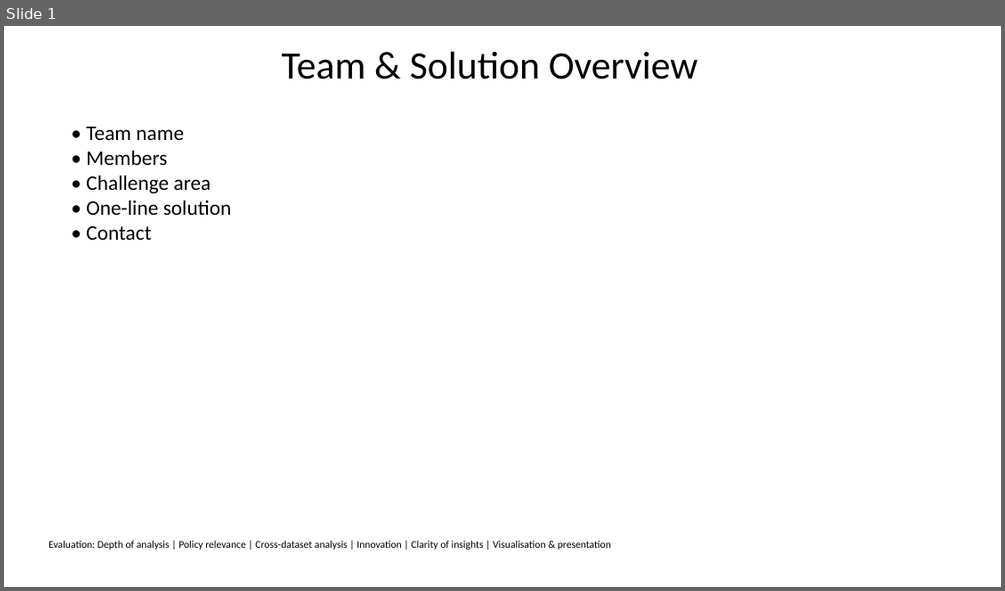
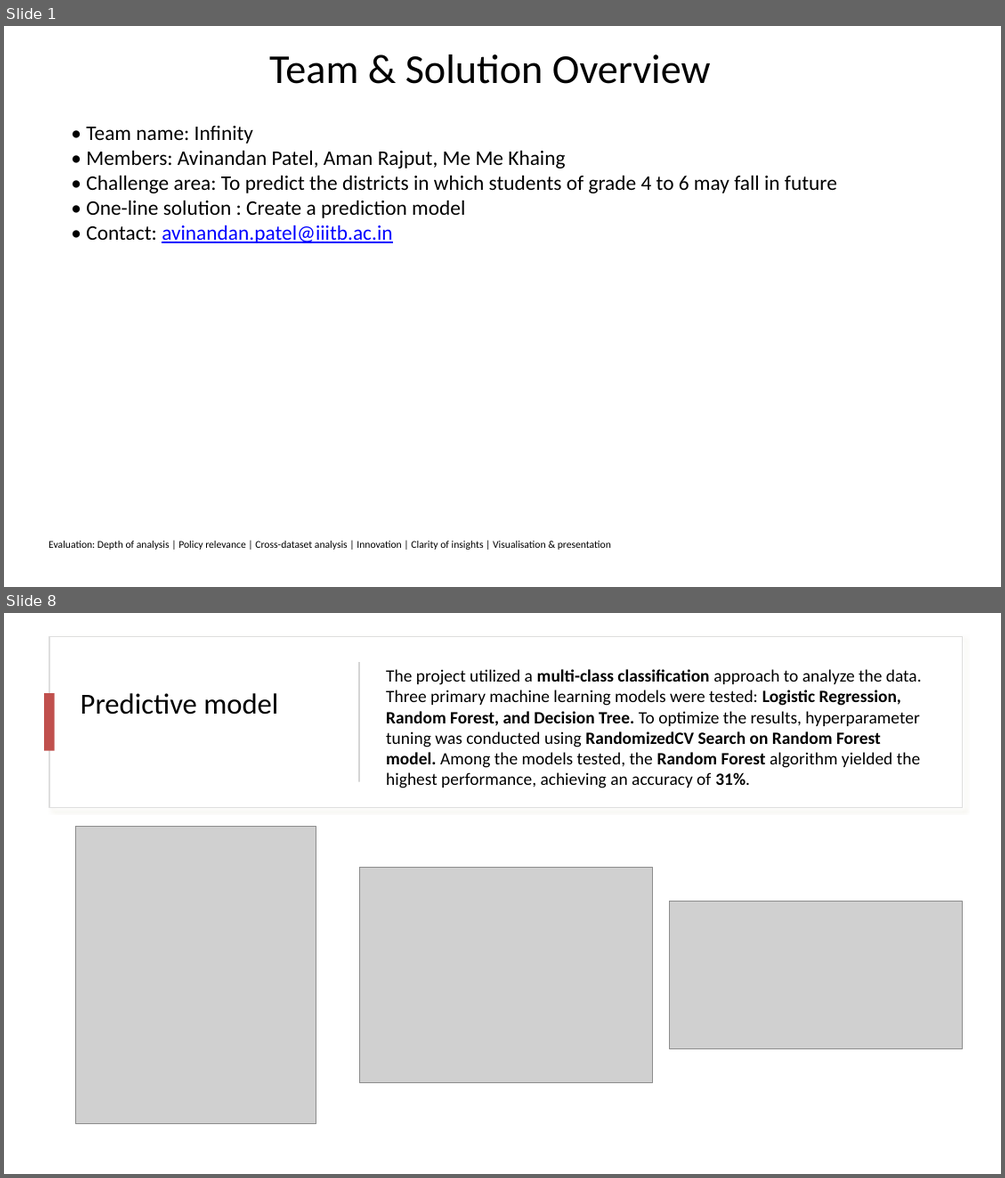
Before and after one commit to AvinandanPatel/infinity, a slide deck: slides.pptx. Shown one above the other, each under a label of ours: slide 1 before the commit, slides 1 and 8 after it; the slides between them are not shown. The pictures are 1005x591 and 1005x1178 pixels, drawn with LibreOffice and Linux fonts; fonts in the diff are those of the drawing; grey boxes stand for pictures. Boxes give left, top, right and bottom in pixels: in the first picture for what was removed or moved away, otherwise in the second. Text is boxed around its words. In the diff, an @@ line names an element or a change of style, - is before the commit and + after.

```diff
--- a/slides.pptx
+++ b/slides.pptx
@@ slide 8 added at (x1=4, y1=613, x2=1001, y2=1174), background #FFFFFF @@
@@ rectangle added at (x1=49, y1=637, x2=963, y2=807), fill #FFFFFF, outline #DEDEDE 1 pt @@
@@ rectangle added at (x1=358, y1=662, x2=360, y2=782), fill #D5D5D5 @@
@@ text added at (x1=386, y1=669, x2=922, y2=788), 16.6 pt, text #000000 @@
+The project utilized a multi-class classification approach to analyze the data.
+Three primary machine learning models were tested: Logistic Regression, Random Forest, and Decision Tree. To optimize the results, hyperparameter tuning was conducted using RandomizedCV Search on Random Forest model. Among the models tested, the Random Forest algorithm yielded the highest performance, achieving an accuracy of 31%.
@@ rectangle added at (x1=44, y1=693, x2=55, y2=751), fill #C0504D @@
@@ title added at (x1=81, y1=693, x2=278, y2=714), 28 pt, text #000000 @@
+Predictive model
@@ picture added at (x1=76, y1=826, x2=316, y2=1124) @@
@@ picture added at (x1=359, y1=868, x2=652, y2=1083) @@
@@ picture added at (x1=670, y1=901, x2=963, y2=1049) @@
@@ slide 1 changed as well @@
@@ title "Team & Solution Overview" at (x1=269, y1=54, x2=711, y2=84): size 37.4 to 39.6 pt; line spacing 0.8 to 1 @@
@@ text at (x1=86, y1=126, x2=837, y2=243): text changed @@
-• Team name
-• Members
-• Challenge area
-• One-line solution
-• Contact
+• Team name: Infinity
+• Members: Avinandan Patel, Aman Rajput, Me Me Khaing
+• Challenge area: To predict the districts in which students of grade 4 to 6 may fall in future
+• One-line solution : Create a prediction model
+• Contact: avinandan.patel@iiitb.ac.in
```
Also in this commit, not shown: 5 other slides changed, 4 other slides added, 5 slides removed, 6 other files.
